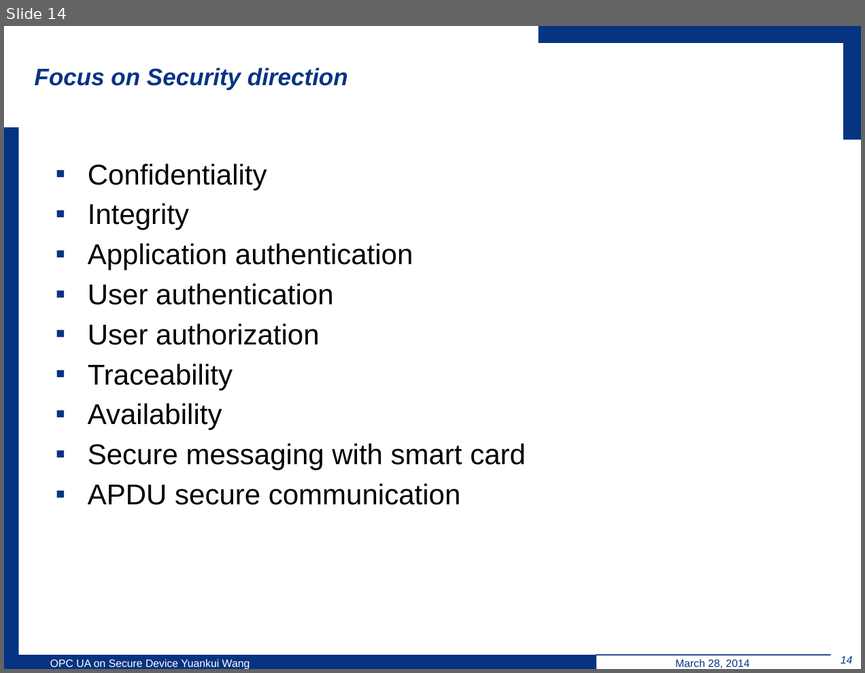
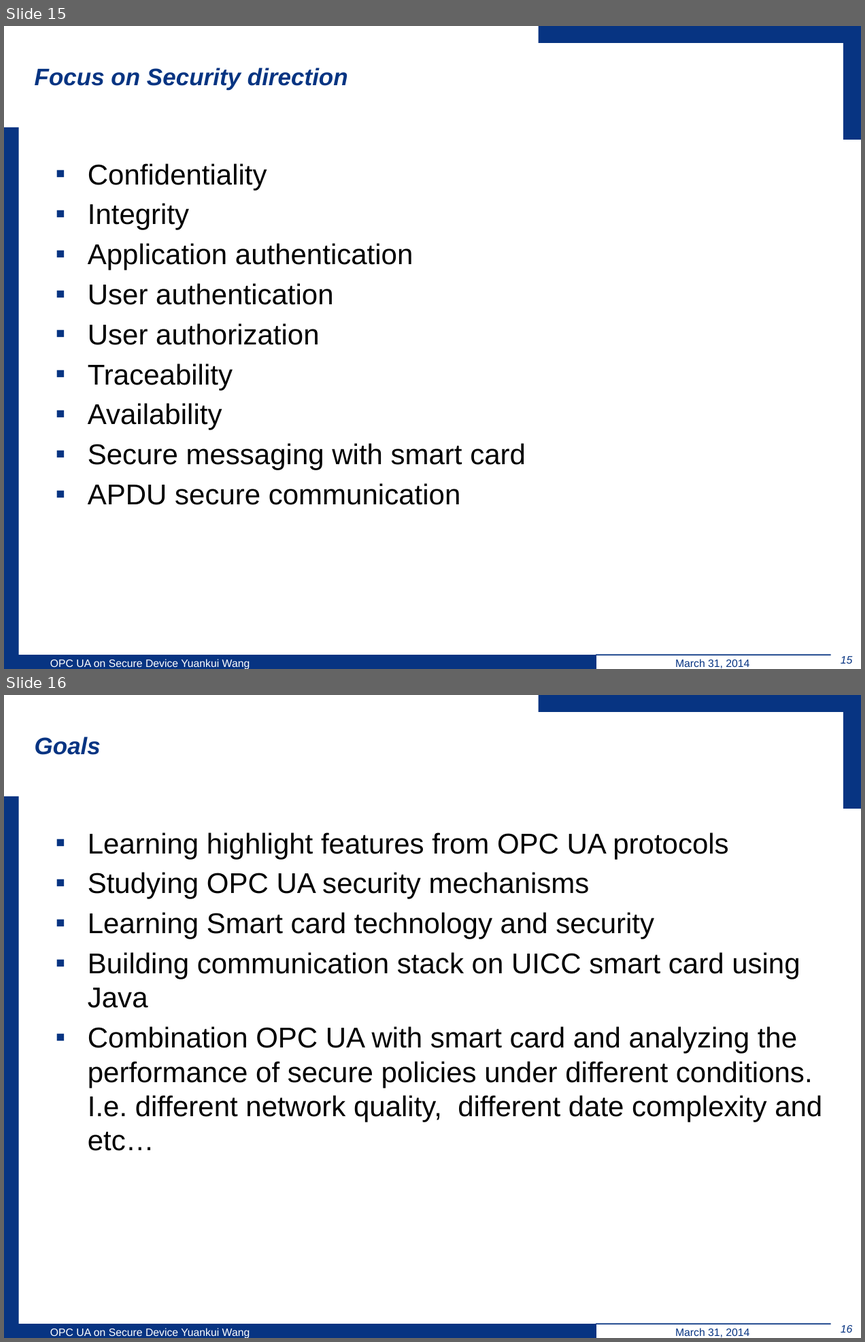
Before and after one commit to wsuetholz/opc-ua-wangyk-upb-morpho, a slide deck: ppt/Einleitung.pptx. Shown one above the other, each under a label of ours: slide 14 before the commit, slides 15 and 16 after it. The pictures are 865x673 and 865x1342 pixels, drawn with LibreOffice and Linux fonts; fonts in the diff are those of the drawing; background and template pictures are left out. Boxes give left, top, right and bottom in pixels: in the first picture for what was removed or moved away, otherwise in the second. Text is boxed around its words. In the diff, an @@ line names an element or a change of style, - is before the commit and + after.

```diff
--- a/ppt/Einleitung.pptx
+++ b/ppt/Einleitung.pptx
@@ slide 16 added at [4,695,861,1338], background #FFFFFF; not listed: 5 template elements that a slide beside it also shows @@
@@ title added at [35,736,101,755], 20 pt, text #073482, bold, italic @@
+Goals
@@ text added at [88,832,822,1151], 24 pt, text #000000 @@
+▪ Learning highlight features from OPC UA protocols
+▪ Studying OPC UA security mechanisms
+▪ Learning Smart card technology and security
+▪ Building communication stack on UICC smart card using Java
+▪ Combination OPC UA with smart card and analyzing the performance of secure policies under different conditions. I.e. different network quality, different date complexity and etc…
@@ page number added at [840,1325,853,1332], 9 pt, text #073482 @@
+16
@@ text added at [50,1327,250,1338], 9 pt, text #FFFFFF @@
+OPC UA on Secure Device Yuankui Wang
@@ text added at [675,1327,749,1337], 9 pt, text #073482 @@
+March 31, 2014
@@ what was slide 14 is now slide 15 @@
@@ slide 15 changed as well @@
@@ page number at [840,656,853,663]: text changed @@
-14
+15
@@ text at [675,658,749,668]: text changed @@
-March 28, 2014
+March 31, 2014
```
Also in this commit, not shown: 14 other slides changed, 2 other slides added, 1 slide removed.
